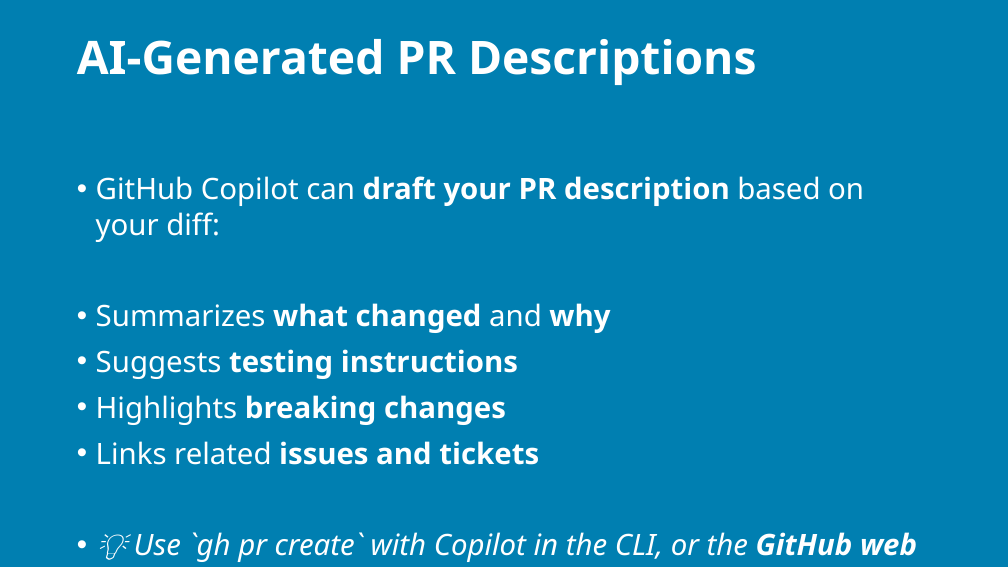
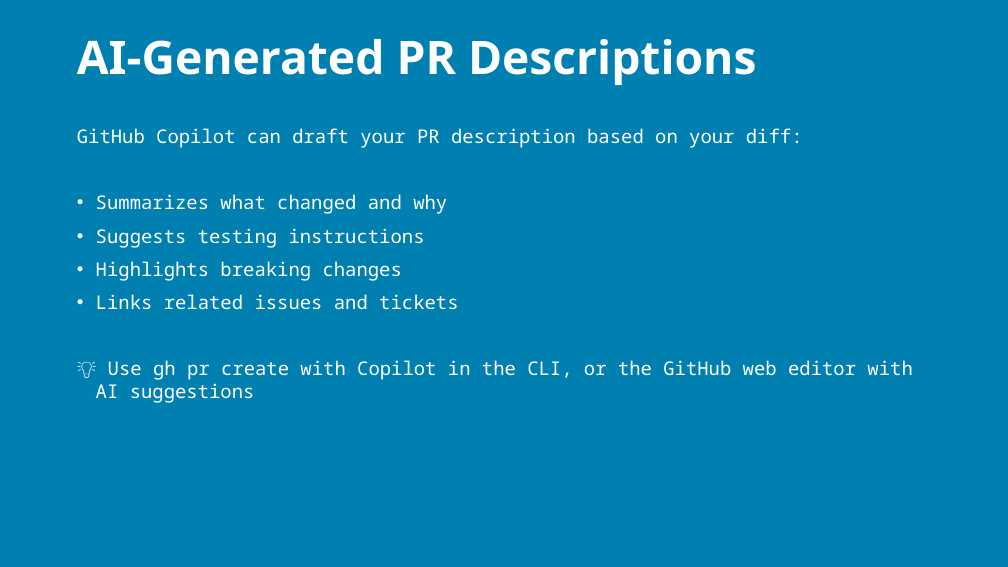
Before and after one commit to j0hnnymiller/AI-Assisted-Software-Development, a slide deck: slide 82 of slides/output/aiasd-311-monday-draft.pptx. Drawn at 1008x567 pixels with LibreOffice and Linux fonts; fonts in the diff are those of the drawing; background and template pictures are left out. Boxes give left, top, right and bottom in pixels: in the first picture for what was removed or moved away, otherwise in the second. Text is boxed around its words. In the diff, an @@ line names an element or a change of style, - is before the commit and + after.

Commit message:
feat: add markdown rendering regression coverage
Adds a dedicated markdown rendering regression deck with provenance
logs, wires it into the Monday manifest, extends generate_pptx.py
to handle more markdown inline styles and fenced code blocks, and
updates the generated Monday PPTX for validation.

```diff
--- a/slides/output/aiasd-311-monday-draft.pptx
+++ b/slides/output/aiasd-311-monday-draft.pptx
@@ text at (x1=77, y1=128, x2=803, y2=310): size 28 to 18 pt, font Noto Sans to Noto Sans Mono in "GitHub Copilot can draft your PR description ...", "Summarizes what changed and why", "Suggests testing instructions", "Highlights breaking changes" and 1 more places; bold off in "draft your PR description", "what changed why", "testing instructions", "breaking changes" and 1 more places; bullet • to none @@
@@ text at (x1=96, y1=360, x2=912, y2=403): text changed; size 28 to 18 pt; font Noto Sans to Noto Sans Mono; italic off @@
-• 💡 Use `gh pr create` with Copilot in the CLI, or the GitHub web editor with AI suggestions
+💡 Use gh pr create with Copilot in the CLI, or the GitHub web editor with AI suggestions
```
Also in this commit, not shown: 151 other slides changed, 10 slides added, 1 slide removed, 5 other files.
